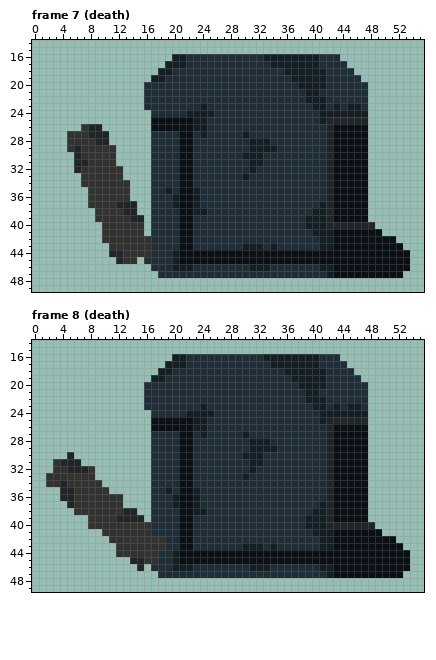
Pixel-art file: assets/dumb_enemy_v2.aseprite. The first picture shows the starting point.
64x64 pixels, 11 frames. Shown: frame 7 (death): x 0..55, y 14..49; frame 8 (death): x 0..55, y 14..49. The commit also changed other frames, which this record leaves out.
After:
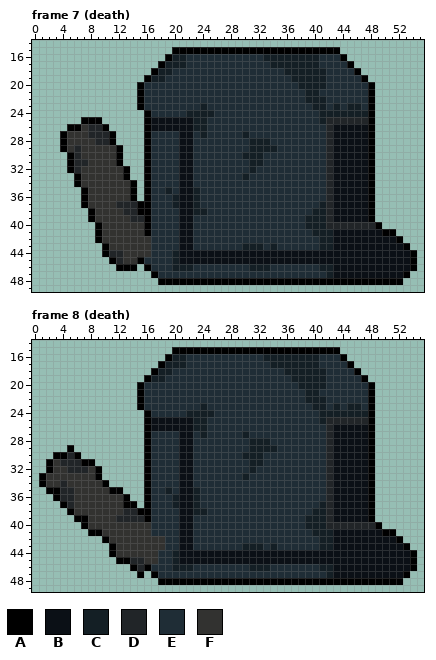
Palette (. is transparent): A #000000  B #0b1016  C #141f25  D #212528  E #1f2d36  F #323230
The exact change:
Frame 7 (death):
The edit adds colour A in row 15 at x 20 to 43; in row 16 at x 19 and 44; in row 17 at x 18 and 45; in row 18 at x 17 and 46; in row 19 at x 16 and 47; in rows 20 to 23 at x 15 and 48.
The edit adds colour A in row 24 at x 16 and 48; in row 25 at x 7 to 9, 16 and 48; in row 26 at x 5 to 6, 10, 16 and 48; in rows 27 to 28 at x 4, 11, 16 and 48; in row 29 at x 4, 12, 16 and 48; in rows 30 to 31 at x 5, 12, 16 and 48.
The edit adds colour A in row 32 at x 5, 13, 16 and 48; in row 33 at x 6, 13, 16 and 48; in row 34 at x 6, 14, 16 and 48; in rows 35 to 36 at x 7, 14, 16 and 48; in row 37 at x 7, 15 to 16 and 48; in row 38 at x 8, 15 to 16 and 48.
The edit adds colour A in row 39 at x 8, 16 and 48; in row 40 at x 9, 16 and 49; in row 41 at x 9, 16 and 50 to 51; in row 42 at x 9 and 52; in row 43 at x 10 and 53; in row 44 at x 10 and 54.
The edit adds colour A in row 45 at x 11, 15 and 54; in row 46 at x 12 to 14, 16 and 54; in row 47 at x 17 and 53; in row 48 at x 18 to 52.
Frame 8 (death):
The edit adds colour A in row 15 at x 20 to 43; in row 16 at x 19 and 44; in row 17 at x 18 and 45; in row 18 at x 17 and 46; in row 19 at x 16 and 47; in rows 20 to 23 at x 15 and 48.
The edit adds colour A in rows 24 to 28 at x 16 and 48; in row 29 at x 5, 16 and 48; in row 30 at x 3 to 4, 6, 16 and 48; in row 31 at x 2, 7 to 8, 16 and 48; in row 32 at x 2, 9, 16 and 48; in row 33 at x 1, 9, 16 and 48.
The edit adds colour A in row 34 at x 1, 10, 16 and 48; in row 35 at x 2 to 3, 11 to 12, 16 and 48; in row 36 at x 3, 13, 16 and 48; in row 37 at x 4, 13 to 14, 16 and 48; in row 38 at x 5, 15 to 16 and 48; in row 39 at x 6 to 7, 16 and 48.
The edit adds colour A in row 40 at x 7 and 49; in row 41 at x 8 to 9 and 50 to 51; in row 42 at x 10 and 52; in row 43 at x 11 and 53; in row 44 at x 11 and 54; in row 45 at x 12 to 13 and 54.
The edit adds colour A in row 46 at x 14, 16 and 54; in row 47 at x 15, 17 and 53; in row 48 at x 18 to 52.
Where, in picture pixels (left, top, right, bottom), the same in both pictures:
added: (60, 47, 417, 285)
added: (39, 347, 417, 585)
